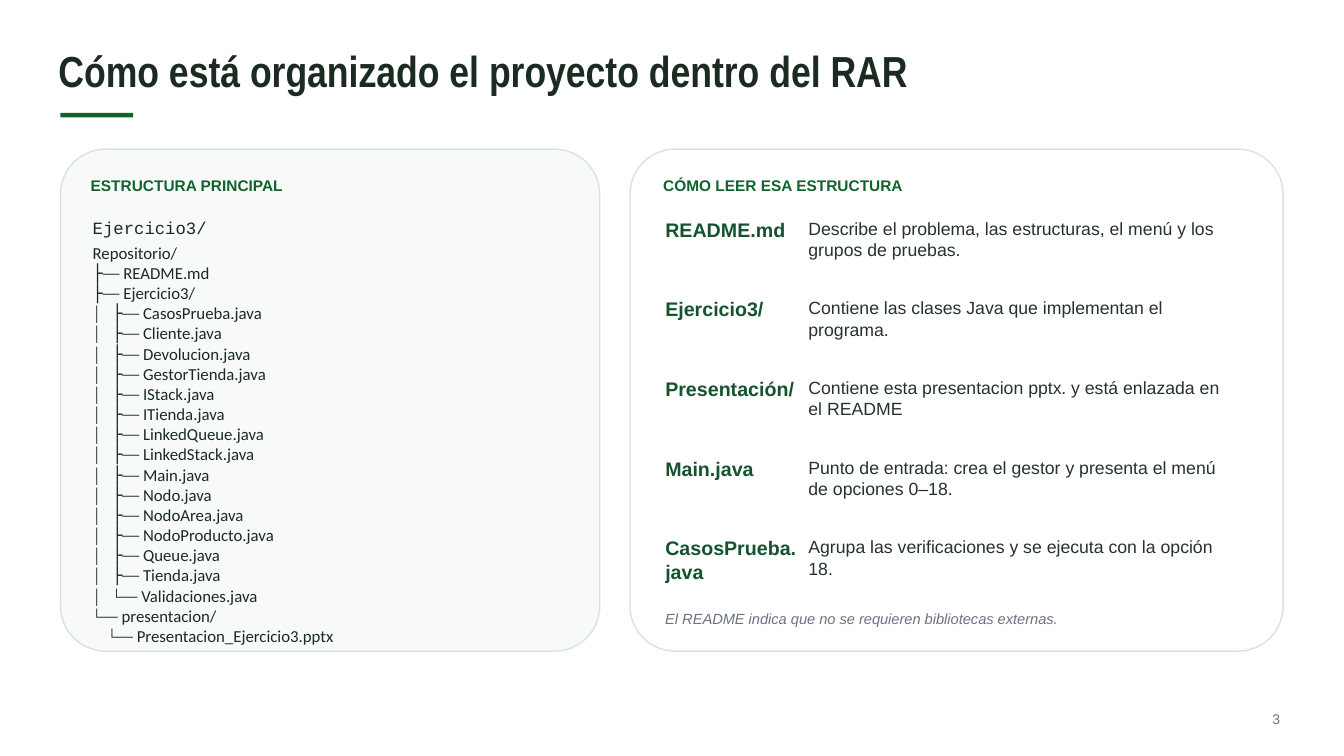
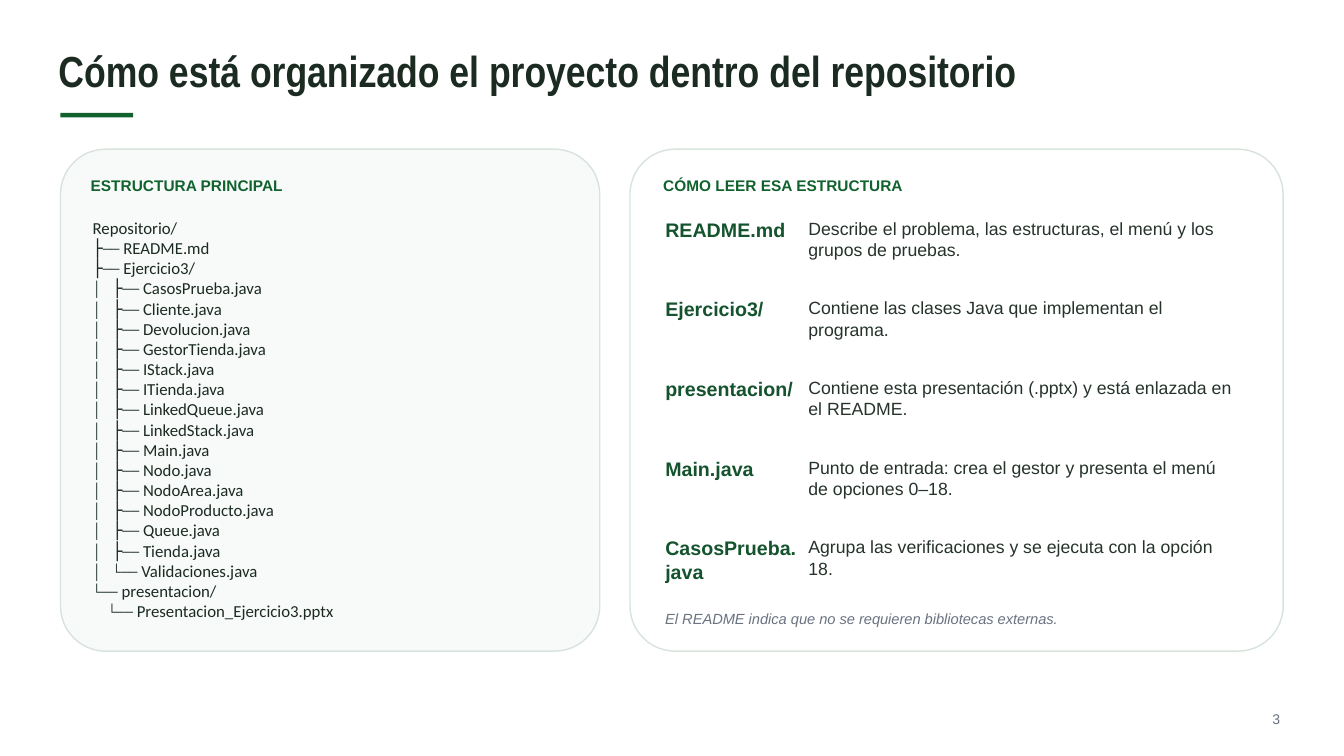
Before and after one commit to MELANYYYY/gestion_tienda_equipo3, a slide deck: slide 3 of presentacion/Presentacion_Ejercicio3.pptx. Drawn at 1344x756 pixels with LibreOffice and Linux fonts; fonts in the diff are those of the drawing; background and template pictures are left out. Boxes give left, top, right and bottom in pixels: in the first picture for what was removed or moved away, otherwise in the second. Text is boxed around its words. In the diff, an @@ line names an element or a change of style, - is before the commit and + after.

```diff
--- a/presentacion/Presentacion_Ejercicio3.pptx
+++ b/presentacion/Presentacion_Ejercicio3.pptx
@@ text at (x1=58, y1=55, x2=1017, y2=95): text changed @@
-Cómo está organizado el proyecto dentro del RAR
+Cómo está organizado el proyecto dentro del repositorio
@@ text at (x1=93, y1=222, x2=207, y2=238): paragraph removed @@
-Ejercicio3/
@@ text at (x1=665, y1=381, x2=793, y2=400): text changed @@
-Presentación/
+presentacion/
@@ text at (x1=808, y1=381, x2=1232, y2=415): text changed @@
-Contiene esta presentacion pptx. y está enlazada en el README
+Contiene esta presentación (.pptx) y está enlazada en el README.
```
Also in this commit, not shown: 8 other slides changed, 1 slide added.
